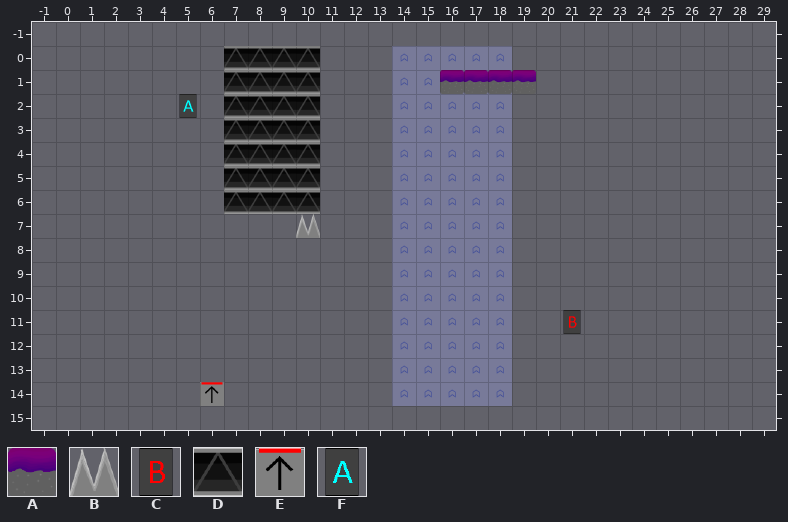
Tiled map, stored at core/assets/levels/level7.tmx. Above, as it was before the edit.
Cells are 64x64 px. Shown: x -1..29, y -1..15.
Key: from "ASEC P": A 0 "no_jump_block", B 1 "spike_tile", C 5 "end_block", D 7 "static_block", E 8 "spring_block", F 9 "start_block".
Objects are placed by their top-left corner, in cells (3,4 is the top-left corner of cell 3,4); size is 1x1 cell unless given.
Objects on layer "block1" before:
A "no_jump_block" at 16,1
A "no_jump_block" at 17,1
A "no_jump_block" at 18,1
A "no_jump_block" at 19,1
Objects on layer "block2" before:
E "spring_block" at 6,14
And afterwards:
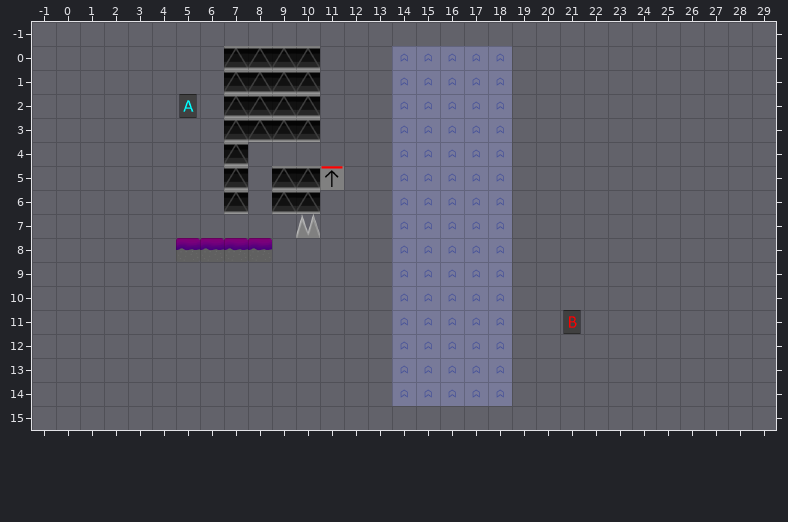
What changed:
Layer "static":
removed: D "static_block" at 10,4
removed: D "static_block" at 8,4
removed: D "static_block" at 9,4
removed: D "static_block" at 8,5
removed: D "static_block" at 8,6
Layer "block1":
changed: A "no_jump_block" at 16,1 -> A "no_jump_block" at 5,8
changed: A "no_jump_block" at 17,1 -> A "no_jump_block" at 6,8
changed: A "no_jump_block" at 18,1 -> A "no_jump_block" at 7,8
changed: A "no_jump_block" at 19,1 -> A "no_jump_block" at 8,8
Layer "block2":
changed: E "spring_block" at 6,14 -> E "spring_block" at 11,5
Pixel boxes of the changes (left, top, right, bottom) in both pictures:
old place: (440, 70, 536, 94)
changed: (248, 142, 344, 214)
new place: (176, 238, 272, 262)
old place: (200, 382, 224, 406)
